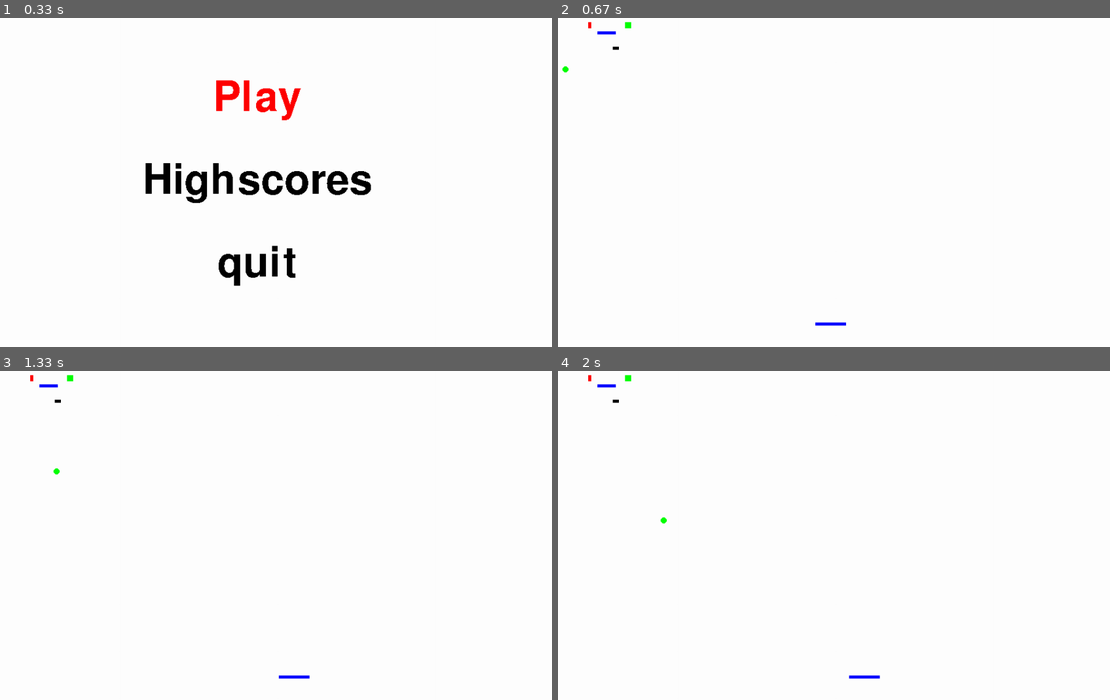
Above: before the commit, frames 1-4 (two rows, left to right).
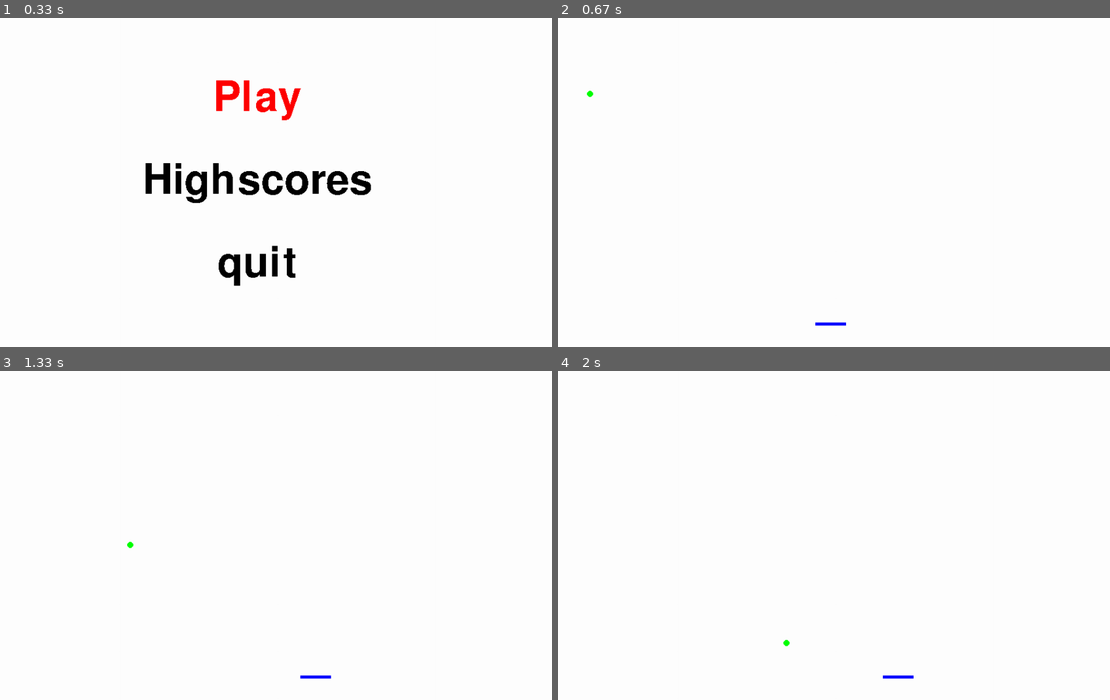
Above: after the commit, the same moments.

Repository: Arcthuruss/breakout
Game: pygame game, started from casse-brique.py
The game is run twice, just before and just after one commit, with the same random seed, the same clock (stepped at 60 frames per second) and the same inputs.
Inputs:
- Up to frame 1 (0.33 s): no input
- Up to frame 2 (0.67 s): tap Enter at 0.33 s
- Up to frame 3 (1.33 s): hold Right from 1.22 s (still down)
- Up to frame 4 (2 s): release Right at 1.68 s; hold Left from 1.72 s (still down)

Frame 1 is identical in both runs. In frame 2, 0.1% of the frame differs, in the area x 0-14%, y 1-25%; in frame 3, 0.2%; in frame 4, 0.3%, in the area x 5-65%, y 1-94%.

Commit message:
yes music dynamic for level yes ?

Diff:
--- a/casse-brique.py
+++ b/casse-brique.py
@@ -12,7 +12,8 @@
 if splash_text == "Ambasing" :
     pygame.mixer.music.load("sounds/musics/Ambatukam.ogg")
 else :
-    pygame.mixer.music.load("sounds/musics/"+choice(["pvz_sam","Bury_the_light"])+".ogg")
+    music=choice(["pvz_sam","Bury_the_light"])
+    pygame.mixer.music.load("sounds/musics/"+music+".ogg")
 
 fenetre = ouvrir_fenetre(largeur_fenetre, hauteur_fenetre, caption)
 
@@ -21,10 +22,13 @@
 balle=Balle()
 raquette=Raquette(largeur_fenetre//2,hauteur_fenetre-40)
 
-briques = [Brique(150,50,10,5,1),Brique(110,10,5,10,2),Brique(170,10,10,10,3),Brique(125,25,30,5,4)]
+briques = []#Brique(150,50,10,5,1),Brique(110,10,5,10,2),Brique(170,10,10,10,3),Brique(125,25,30,5,4)]
 
 #shut the fuck up
-pygame.mixer.music.play(start=difficulty.music_timer)
+if music=="Bury_the_light":
+	pygame.mixer.music.play(loops=1,start=difficulty.music_timer,fade_ms=0)
+else:
+    pygame.mixer.music.play()
 while difficulty.lives :
 	effacer(fenetre)
 	balle.avancer()
--- a/difficulty.py
+++ b/difficulty.py
@@ -17,7 +17,7 @@
 		speed = 120
 		print("🗿")
 	case "Lunatic":
-		music_timer = 117
+		music_timer = 100
 		lives = 1
 		speed = 240
 		print("Foolishness")
--- a/menu.py
+++ b/menu.py
@@ -1,7 +1,7 @@
 from gestion_fenetre import *
 from time import sleep
 
-difficulty = "Normal"
+difficulty = "Lunatic"
 
 def start(fenetre) :
     options = ["Play","Highscores","quit"]
